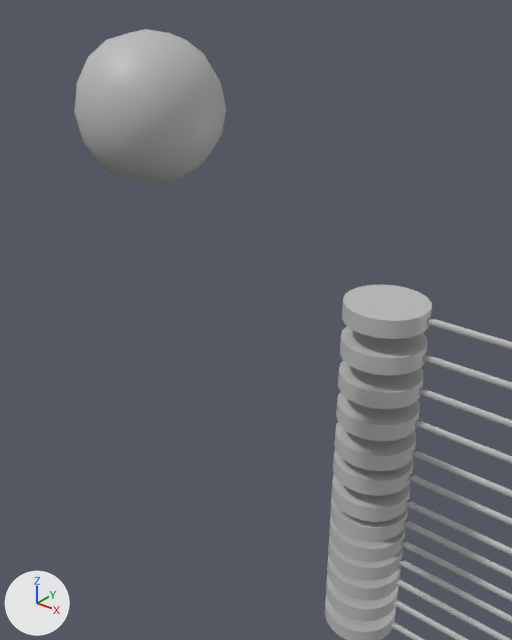
The FBX model GDS_6_Ecliptic/Assets/Models/Observatory/std_Obs_Orrery.fbx, before and after one commit.
The view is the same before and after, from a 50 mm camera at (0.539, -1.047, 0.29) aimed at (0.057, -0.445, -0.083). Arrows for +X, +Y and +Z are at lower left; the lights stay in place. Where no turn or scale is listed for an object, it has been applied to the vertices.

In view in the first picture: 'Ball', 'doorspinned', 'doorspinned02', 'doorspinned03', 'doorspinned04', 'doorspinned05', 'doorspinned06', 'doorspinned07', 'doorspinned08', 'doorspinned09', 'doorspinned10', 'doorspinned11'.
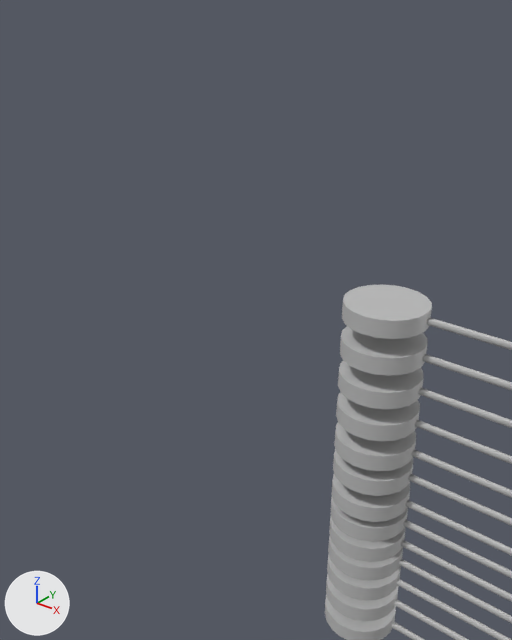
The change, as a list of edits to the scene's bpy script:
```text
Remove ob_ball:
    ob_ball = bpy.data.objects.new('Ball', me_mesh_013)
    ob_ball.location = (-0.111, -0.438, 0.146)
```

What differs and where, as boxes (x1, y1, x2, y2) in the pictures (512 x 640 px):
'Ball', deleted: before (75, 29, 226, 182)
